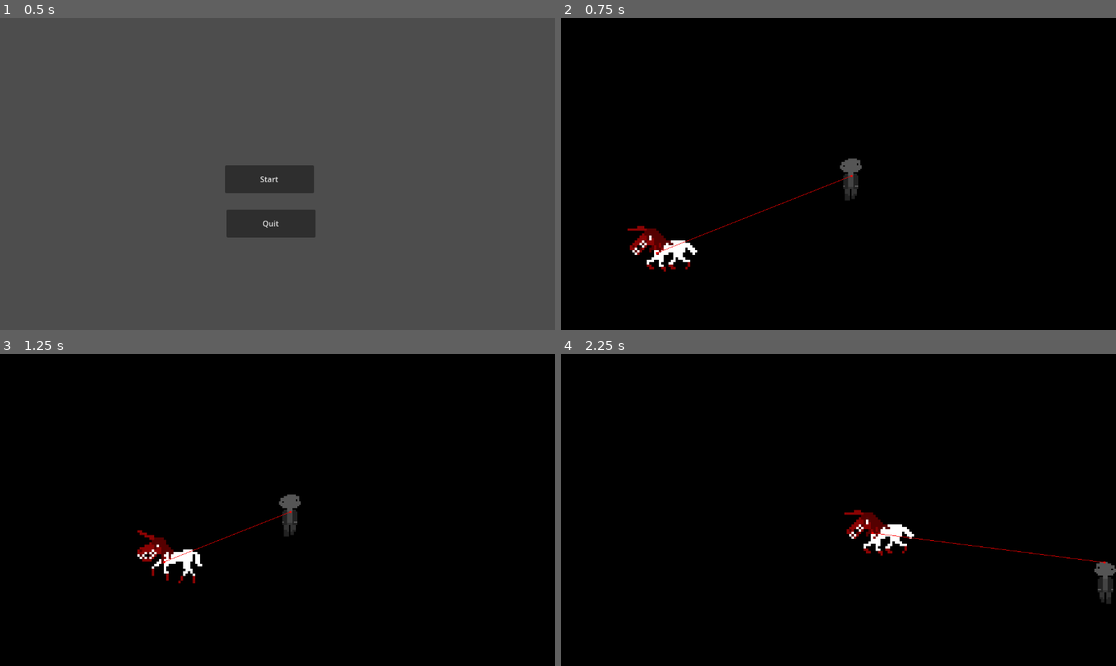
Above: before the commit, frames 1-4 (two rows, left to right).
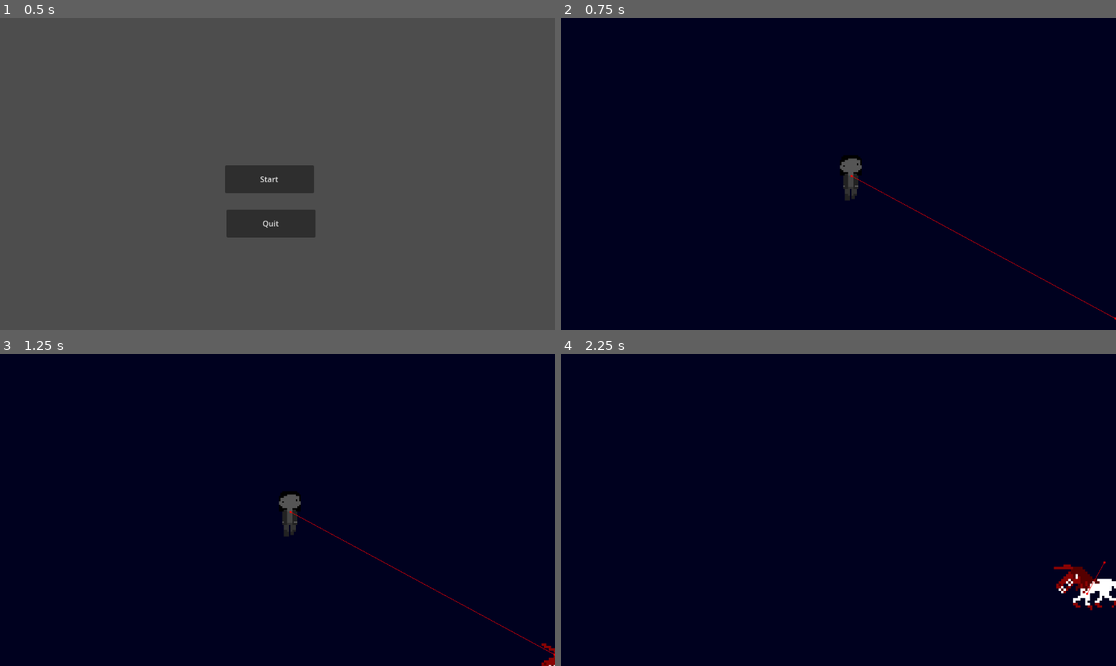
Above: after the commit, the same moments.

Repository: kbg2201/BUD-Team
Game: Godot game, scene res://Scenes/title_screen.tscn
Two runs of this game, one before a commit and one after it. Both use one fixed random seed, a clock stepped at 60 frames per second and the inputs below.
Inputs:
- Up to frame 1 (0.5 s): no input
- Up to frame 2 (0.75 s): click "Start" at 0.5 s
- Up to frame 3 (1.25 s): no input
- Up to frame 4 (2.25 s): hold D (move_right) 1.28-2.03 s; hold S (move_down) from 2.03 s (still down)

Frame 1 is identical in both runs. In frame 2, 100% of the frame differs, in the area x 0-100%, y 0-100%; in frame 3, 100%; in frame 4, 100%.

Commit message:
Lucy makes a weird noise now when she talks to you

Diff:
--- a/bloody-unicorn/Scenes/main.tscn
+++ b/bloody-unicorn/Scenes/main.tscn
@@ -1,11 +1,12 @@
-[gd_scene load_steps=8 format=3 uid="uid://due2ymlrp6sru"]
+[gd_scene load_steps=9 format=3 uid="uid://due2ymlrp6sru"]
 
 [ext_resource type="Script" path="res://main.gd" id="1_tay2g"]
 [ext_resource type="PackedScene" uid="uid://boorxy8t6uaci" path="res://Scenes/player.tscn" id="2_owd1m"]
 [ext_resource type="AudioStream" uid="uid://7olkjf6tbvhq" path="res://audio/Grass.mp3" id="3_n2jv4"]
 [ext_resource type="PackedScene" uid="uid://dlpavsu6heed3" path="res://Scenes/lucyvoice.tscn" id="3_odk8b"]
-[ext_resource type="Texture2D" uid="uid://dr00rxwtmay7l" path="res://assets/img/bgblack.jpg" id="4_f83xv"]
 [ext_resource type="PackedScene" uid="uid://w8fyrwg2nbuo" path="res://Scenes/enemy_unicorn.tscn" id="5_4eyku"]
+[ext_resource type="AudioStream" uid="uid://bo22nbjgrcv4r" path="res://audio/Sounds.mp3" id="5_kxich"]
+[ext_resource type="Texture2D" uid="uid://5s3t0l8qtsw4" path="res://assets/img/bgblue.png" id="6_f3m6a"]
 
 [sub_resource type="NavigationPolygon" id="NavigationPolygon_o3qb5"]
 vertices = PackedVector2Array(1150.85, 624.148, 28.0938, 641.828, 33.8984, 37.8906, 1142.14, 26.1016)
@@ -26,16 +27,19 @@
 
 [node name="LucyVoice" parent="." instance=ExtResource("3_odk8b")]
 
+[node name="knifescrape" type="AudioStreamPlayer2D" parent="LucyVoice"]
+stream = ExtResource("5_kxich")
+
 [node name="TextureRect" type="TextureRect" parent="."]
 z_index = -2
 offset_right = 364.0
 offset_bottom = 40.0
-texture = ExtResource("4_f83xv")
+texture = ExtResource("6_f3m6a")
 expand_mode = 2
 stretch_mode = 6
 
 [node name="EnemyUnicorn" parent="." node_paths=PackedStringArray("player") instance=ExtResource("5_4eyku")]
-position = Vector2(166, 501)
+position = Vector2(1300, 750)
 player = NodePath("../Player")
 
 [node name="NavigationRegion2D" type="NavigationRegion2D" parent="."]
--- a/bloody-unicorn/enemy_unicorn.gd
+++ b/bloody-unicorn/enemy_unicorn.gd
@@ -1,6 +1,6 @@
 extends CharacterBody2D
 
-var speed = 300
+var speed = 200
 #i made her get faster until she reaches you
 var pursuit_speed = 1
 
@@ -17,7 +17,7 @@
 
 # Called every frame. 'delta' is the elapsed time since the previous frame.
 func _process(delta: float) -> void:
-	pursuit_speed += 0.2
+	pursuit_speed += 0.3
 	var next_path_pos := nav_agent.get_next_path_position()
 	var dir := global_position.direction_to(next_path_pos)
 	velocity = dir * (speed + pursuit_speed)
--- a/bloody-unicorn/enemy_unicorn.tscn
+++ b/bloody-unicorn/enemy_unicorn.tscn
@@ -26,7 +26,7 @@
 }]
 
 [sub_resource type="RectangleShape2D" id="RectangleShape2D_rxj32"]
-size = Vector2(133, 110)
+size = Vector2(110, 70)
 
 [node name="EnemyUnicorn" type="CharacterBody2D"]
 script = ExtResource("1_gdphb")
@@ -37,7 +37,6 @@
 frame_progress = 0.755337
 
 [node name="CollisionShape2D" type="CollisionShape2D" parent="."]
-position = Vector2(-7.5, -6)
 shape = SubResource("RectangleShape2D_rxj32")
 
 [node name="Timer" type="Timer" parent="."]
--- a/bloody-unicorn/lucy.gd
+++ b/bloody-unicorn/lucy.gd
@@ -42,10 +42,12 @@
 func start_talking():
 	var sentinel = 0
 	while(true and sentinel<1000):
+		$knifescrape.stop()
 		sentinel += 1
 		await get_tree().create_timer(float((randi()%3)+1)).timeout
 		speak(thingsLucySaysWhenSheIsAboutToKillYou) #changed for effect
-		await get_tree().create_timer(2.0).timeout
+		$knifescrape.play()
+		await get_tree().create_timer(float((randi()%3)+1)).timeout
 		$LucyVoice/BlackBcgdMap.visible = false
 		$LucyVoice.text = ""
 		print(sentinel)
--- a/bloody-unicorn/player.tscn
+++ b/bloody-unicorn/player.tscn
@@ -32,7 +32,7 @@
 }]
 
 [sub_resource type="RectangleShape2D" id="RectangleShape2D_f7jkj"]
-size = Vector2(92, 113)
+size = Vector2(46, 80)
 
 [node name="Player" type="Area2D"]
 position = Vector2(603, 328)
@@ -46,7 +46,7 @@
 animation = &"down"
 
 [node name="CollisionShape2D" type="CollisionShape2D" parent="."]
-position = Vector2(0, 0.5)
+position = Vector2(-3, -3)
 shape = SubResource("RectangleShape2D_f7jkj")
 
 [node name="ColorRect" type="ColorRect" parent="."]
